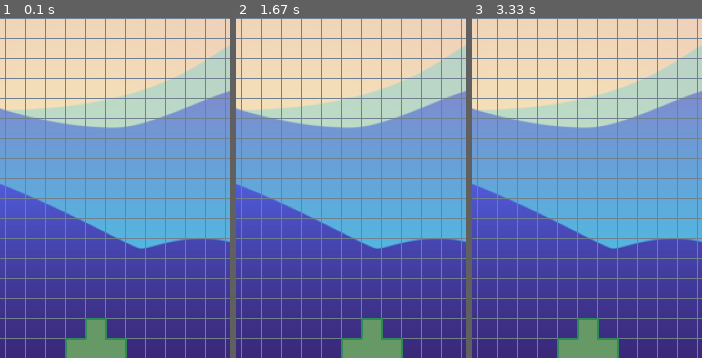
Above: before the commit, frames 1-3 (left to right).
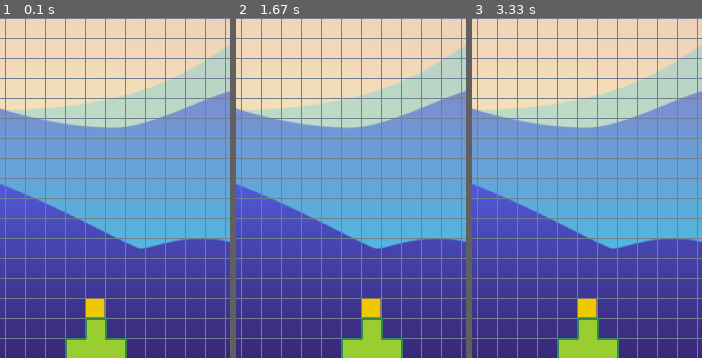
Above: after the commit, the same moments.

Repository: infProgram/inf371_spring2022-Pieces-Ho
Game: pygame game, started from peronalProject/bubbleDefense.py
Same seed, same stepped clock (60 frames per second), same inputs: the game is played once before the commit and once after it.
Inputs:
- Up to frame 1 (0.1 s): no input
- Up to frame 2 (1.67 s): hold D 0.33-0.8 s; hold W 0.83-1.13 s; hold D 1.17-1.63 s
- Up to frame 3 (3.33 s): hold A 1.67-2.2 s; hold A 2.23-2.63 s; hold D from 3.07 s (still down)
The pictures show only the part of the screen within x 29-79%, y 50-100%; the shares and areas given below are measured in that part.

The runs differ from the first frame. In frame 1, 2.3% of the frame differs, in the area x 29-55%, y 82-100%; in frame 2, 2.3%; in frame 3, 2.3%.

Commit message:
add a bullet

Diff:
--- a/peronalProject/bubbleDefense.py
+++ b/peronalProject/bubbleDefense.py
@@ -6,13 +6,15 @@
         self.speed = 20
         self.x = 200
         self.y = 660
+        self.tankColour = (154,205,50)
+        self.bulletColour = (238,201,0)
         self.points = [(self.x,self.y),(self.x+20,self.y),(self.x+20,self.y-20),(self.x+40,self.y-20),(self.x+40,self.y),(self.x+60,self.y),(self.x+60,self.y+20),(self.x,self.y+20)]
-        self.tank = pygame.draw.polygon(screen, (102,153,102),self.points)
-        self.tankFrame = pygame.draw.polygon(screen, (46,139,87), self.points, width=2)
 
     def draw(self):
-        self.tank = pygame.draw.polygon(screen, (102,153,102),self.points)
+        self.tank = pygame.draw.polygon(screen, self.tankColour,self.points)
         self.tankFrame = pygame.draw.polygon(screen, (46,139,87), self.points, width=2)
+        self.bullet = pygame.draw.rect(screen,self.bulletColour,[self.x+20,self.y-40,20,20],0)
+        self.bulletFrame = pygame.draw.rect(screen,(139,121,94),[self.x+20,self.y-40,20,20],1)
     def move(self,key):
         if key == 'W': pass
         if key == 'A': self.x = self.x - self.speed
@@ -49,5 +51,5 @@
 
   mylancher.draw()
 
-  time.sleep(0.01)
+  time.sleep(0.005)
   pygame.display.flip()  # 刷新整个界面显示
